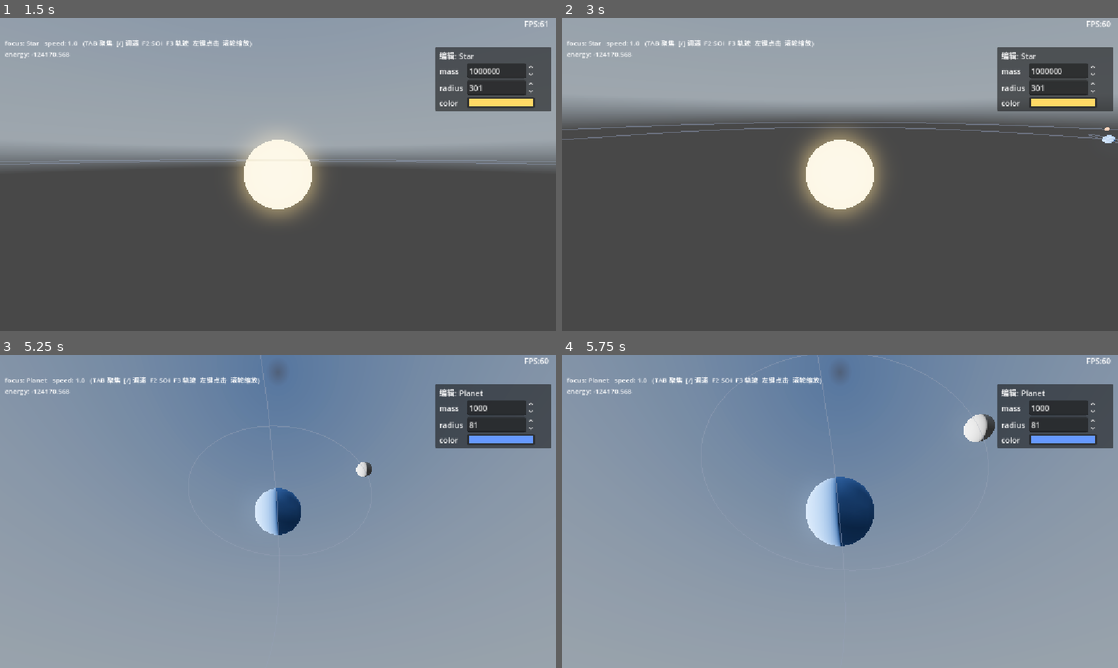
Above: before the commit, frames 1-4 (two rows, left to right).
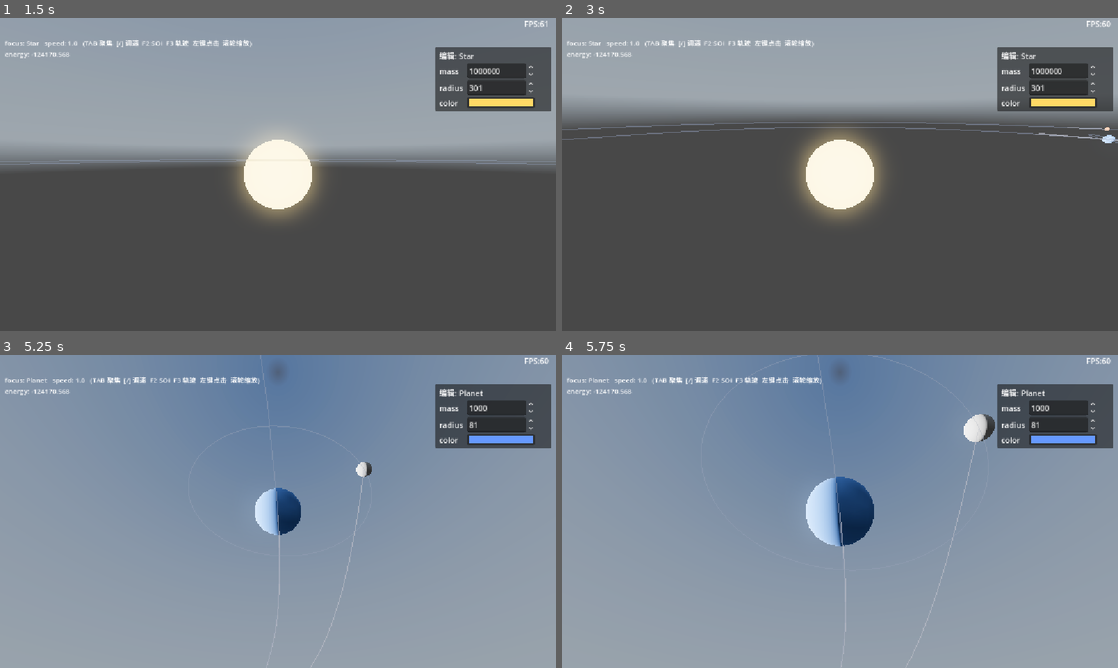
Above: after the commit, the same moments.

Repository: xiaobaibaix/stellar_era_godot
Game: Godot game, scene res://scenes/main.tscn
Same seed, same stepped clock (60 frames per second), same inputs: the game is played once before the commit and once after it. A sky picture missing from this copy of the repository is replaced by a grey-blue gradient.
Inputs (mouse positions are in pixels of both pictures, inside the frame that each line leads up to):
- Up to frame 1 (1.5 s): tap Enter at 0.5 s; move the mouse to (400, 158) at 0.52 s; hold D 0.53-1.25 s; hold Q 0.53-1.25 s; click (400, 158) at 0.67 s; tap Space at 0.77, 1.25 s; drag from (166, 190) to (250, 237) at 1.27 s
- Up to frame 2 (3 s): move the mouse to (895, 105) at 2.02 s; hold D 2.03-2.75 s; tap Shift at 2.1 s; drag from (812, 237) to (673, 127) at 2.77 s
- Up to frame 3 (5.25 s): move the mouse to (444, 558) at 3.52 s; hold A 3.53-4.25 s; tap Enter at 3.6, 4.25 s; tap Space at 3.77 s; drag from (111, 464) to (194, 433) at 4.27 s; move the mouse to (305, 511) at 5.02 s; hold S from 5.03 s (still down); tap Tab at 5.1 s; click (305, 511) at 5.17 s
- Up to frame 4 (5.75 s): keep holding S

Frame 1 is identical in both runs. In frame 2, less than 0.1% of the frame differs, in the area x 85-100%, y 34-40%; in frame 3, 0.1%; in frame 4, 0.2%, in the area x 50-75%, y 27-100%.

Commit message:
修复：升级轨道线的逻辑为动态

Diff:
--- a/celestial_system.gd
+++ b/celestial_system.gd
@@ -79,6 +79,10 @@
 var _show_orbit: bool = true
 var _orbit_rings: Array[MeshInstance3D] = []
 var _orbit_centers: Array[Celestial] = []
+
+# 尾迹(仅 main_top): 所有天体走过的真实路径, 每帧追加 → 动态反映真实运动(改 mass 也会跟着变)
+var _show_trail: bool = true
+var _trail_mesh: MeshInstance3D = null
 
 # 属性编辑面板(仅 main_top): 显示当前聚焦天体的 mass/radius/color, 运行时动态改
 var _editor_title: Label = null
@@ -114,6 +118,7 @@
 			call_deferred("_build_soi_visuals_all")
 			call_deferred("_build_orbit_visuals_all")
 			call_deferred("_build_celestial_editor")
+			call_deferred("_build_trail_mesh")
 
 
 func _collect() -> void:
@@ -231,6 +236,7 @@
 		t._render_recursive(global_ox, global_oy, global_oz)
 		t._update_soi(global_ox, global_oy, global_oz)
 	_update_orbit(global_ox, global_oy, global_oz)
+	_update_trail_mesh(global_ox, global_oy, global_oz)
 	_update_camera_and_hud()
 
 
@@ -246,6 +252,11 @@
 		c._wx = _bcx + c.body.px
 		c._wy = _bcy + c.body.py
 		c._wz = _bcz + c.body.pz
+		var wp := Vector3(c._wx, c._wy, c._wz)
+		if c._trail.is_empty() or (c._trail.back() as Vector3).distance_to(wp) > max(c.radius * 0.3, 5.0):
+			c._trail.append(wp)
+			if c._trail.size() > 400:
+				c._trail.remove_at(0)
 	for sub in child_systems:
 		var pb: Body = child_proxy[sub]
 		sub._bcx = _bcx + pb.px
@@ -424,6 +435,60 @@
 	return mat
 
 
+func _build_trail_mesh() -> void:
+	_trail_mesh = MeshInstance3D.new()
+	_trail_mesh.name = "Trails"
+	_trail_mesh.material_override = _make_trail_material()
+	_trail_mesh.visible = _show_trail
+	add_child(_trail_mesh)
+
+
+# 收集所有天体(跨顶层递归)。
+func _all_celestials() -> Array[Celestial]:
+	var all: Array[Celestial] = []
+	for t in _get_all_tops():
+		_collect_celestials(t, all)
+	return all
+
+
+func _collect_celestials(sys: CelestialSystem, out: Array[Celestial]) -> void:
+	for c in sys.members:
+		out.append(c)
+	for sub in sys.child_systems:
+		_collect_celestials(sub, out)
+
+
+# 每帧把所有天体尾迹合并成一个折线 mesh(世界 double − 浮动原点)。
+func _update_trail_mesh(ox: float, oy: float, oz: float) -> void:
+	if _trail_mesh == null or not _show_trail:
+		return
+	var positions := PackedVector3Array()
+	for c in _all_celestials():
+		var tr: Array = c._trail
+		var n: int = tr.size()
+		for i in range(n - 1):
+			var p0: Vector3 = tr[i]
+			var p1: Vector3 = tr[i + 1]
+			positions.append(Vector3(p0.x - ox, p0.y - oy, p0.z - oz))
+			positions.append(Vector3(p1.x - ox, p1.y - oy, p1.z - oz))
+	var arr_mesh := ArrayMesh.new()
+	var arrays: Array = []
+	arrays.resize(Mesh.ARRAY_MAX)
+	arrays[Mesh.ARRAY_VERTEX] = positions
+	arr_mesh.add_surface_from_arrays(Mesh.PRIMITIVE_LINES, arrays)
+	_trail_mesh.mesh = arr_mesh
+
+
+func _make_trail_material() -> Material:
+	var mat := StandardMaterial3D.new()
+	mat.albedo_color = Color(0.9, 0.9, 1.0, 0.5)
+	mat.transparency = BaseMaterial3D.TRANSPARENCY_ALPHA
+	mat.shading_mode = BaseMaterial3D.SHADING_MODE_UNSHADED
+	mat.no_depth_test = true
+	mat.cull_mode = BaseMaterial3D.CULL_DISABLED
+	return mat
+
+
 func _update_camera_and_hud() -> void:
 	if _focus_list.is_empty():
 		return
@@ -467,6 +532,10 @@
 				_show_orbit = not _show_orbit
 				for ring in _orbit_rings:
 					ring.visible = _show_orbit
+			KEY_F4:
+				_show_trail = not _show_trail
+				if _trail_mesh != null:
+					_trail_mesh.visible = _show_trail
 
 
 func _pick_focus(mouse_pos: Vector2) -> void:
--- a/scenes/celestial.gd
+++ b/scenes/celestial.gd
@@ -31,6 +31,8 @@
 var _default_mesh: CelestialMesh = null           # fallback 默认策略(缓存, 避免每次 rebuild 都 new)
 var _built: bool = false                          # 首次构建完成标志(setter 据此决定是否 rebuild)
 
+var _trail: Array = []                            # Array[Vector3] 世界 double 位置(运动尾迹, 系统每帧追加)
+
 
 func _ready() -> void:
 	_build_visual()
